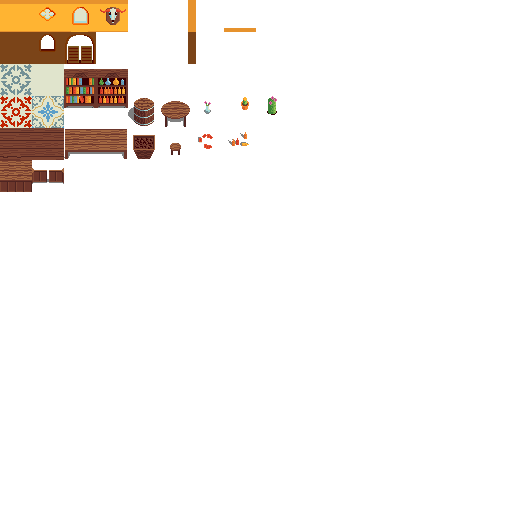
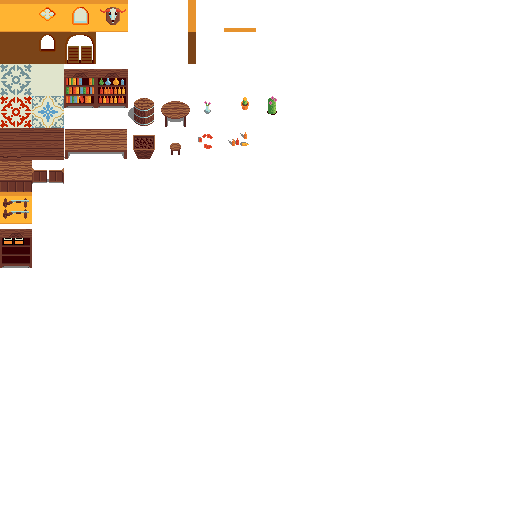
Two versions of the same layered image (512x512). Layer-by-layer changes:
added layer "Pasted Layer #8" above "Pasted Layer #7" over [0, 229, 32, 268]
added layer "Pasted Layer #7" above "Pasted Layer #5" over [0, 192, 32, 224]
